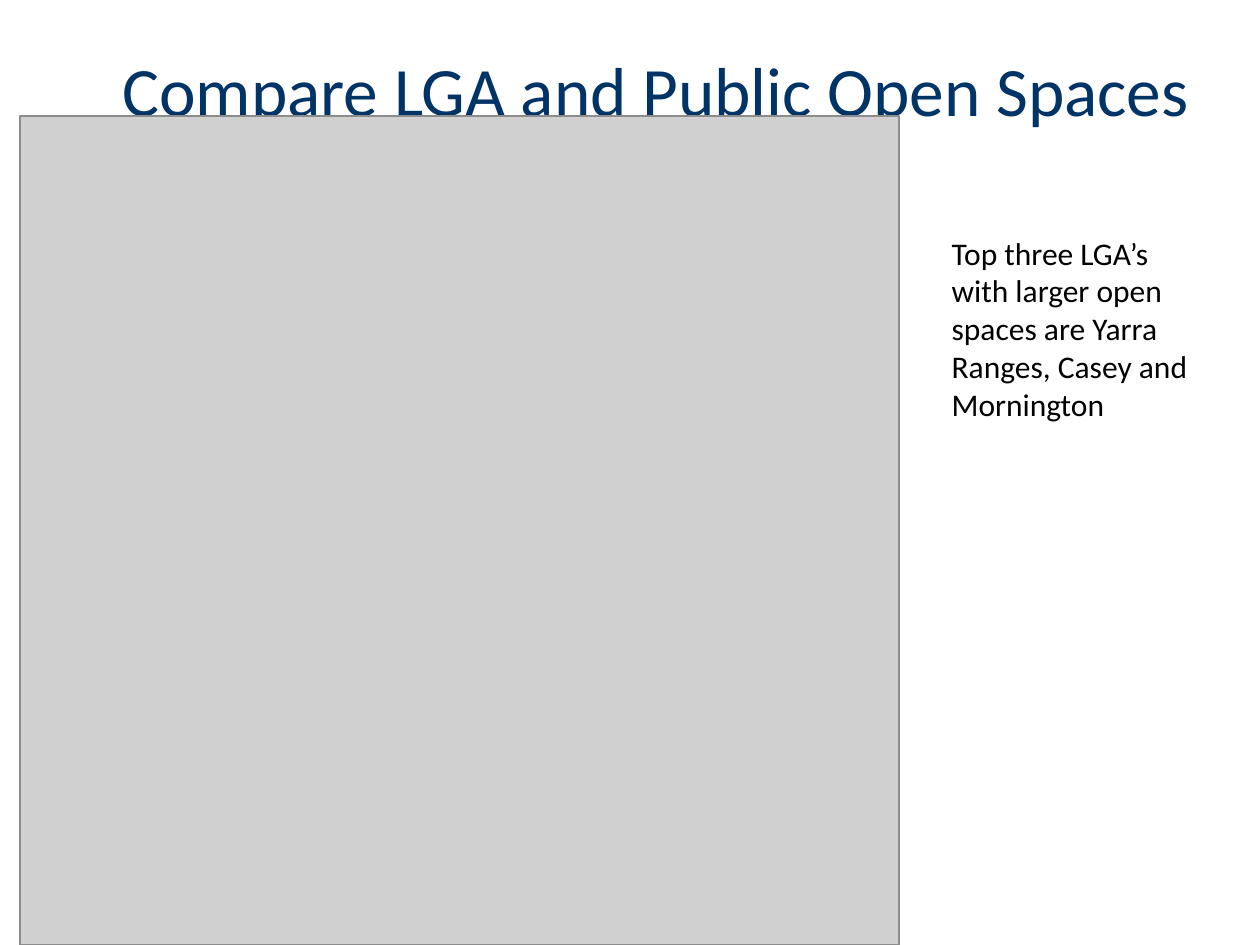
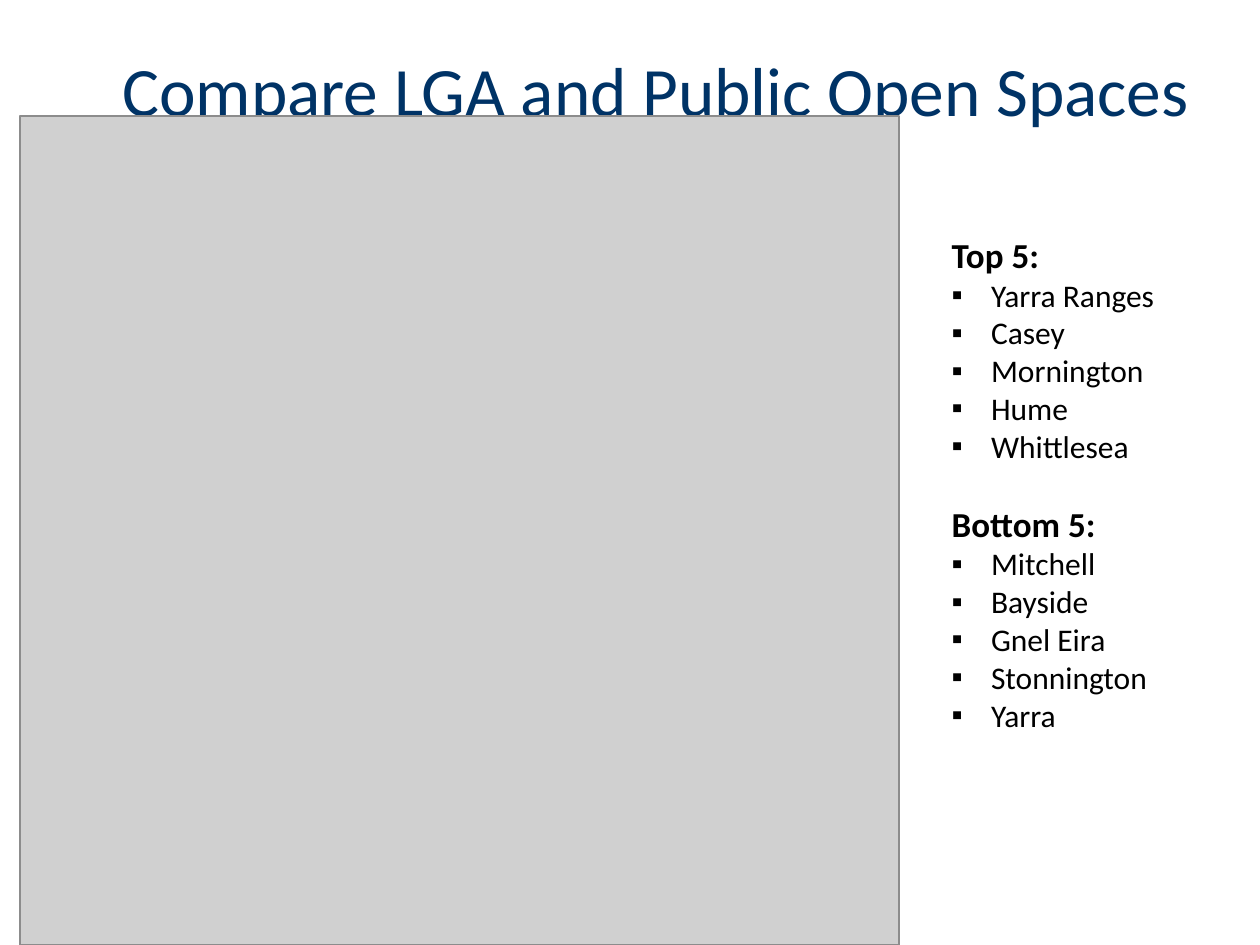
Before and after one commit to au-jr/Group-Project-1, a slide deck: slide 7 of Presentation/Open_Spaces_Presentation.pptx. Drawn at 1260x945 pixels with LibreOffice and Linux fonts; fonts in the diff are those of the drawing; grey boxes stand for pictures. Boxes give left, top, right and bottom in pixels: in the first picture for what was removed or moved away, otherwise in the second. Text is boxed around its words. In the diff, an @@ line names an element or a change of style, - is before the commit and + after.

```diff
--- a/Presentation/Open_Spaces_Presentation.pptx
+++ b/Presentation/Open_Spaces_Presentation.pptx
@@ text at [952,245,1154,728]: text changed @@
-Top three LGA’s with larger open spaces are Yarra Ranges, Casey and Mornington
+Top 5:
+▪ Yarra Ranges
+▪ Casey
+▪ Mornington
+▪ Hume
+▪ Whittlesea
+Bottom 5:
+▪ Mitchell
+▪ Bayside
+▪ Gnel Eira
+▪ Stonnington
+▪ Yarra
```
Also in this commit, not shown: 4 other slides changed, 2 slides added, 2 slides removed, 6 other files.
